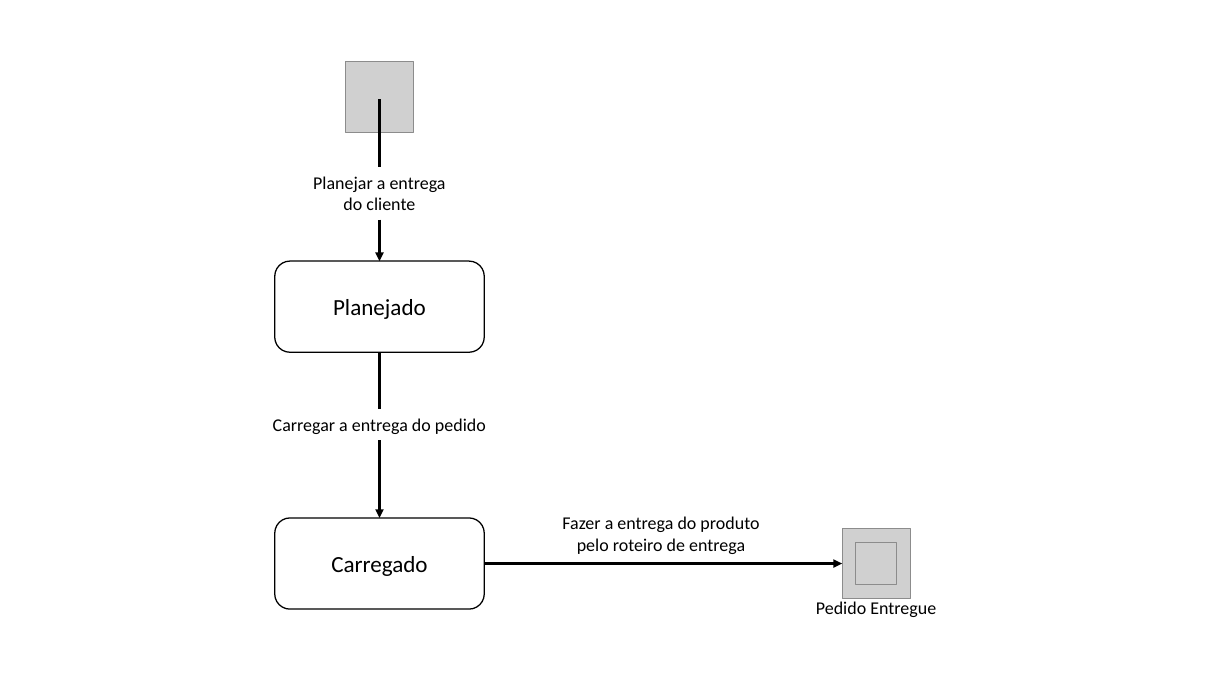
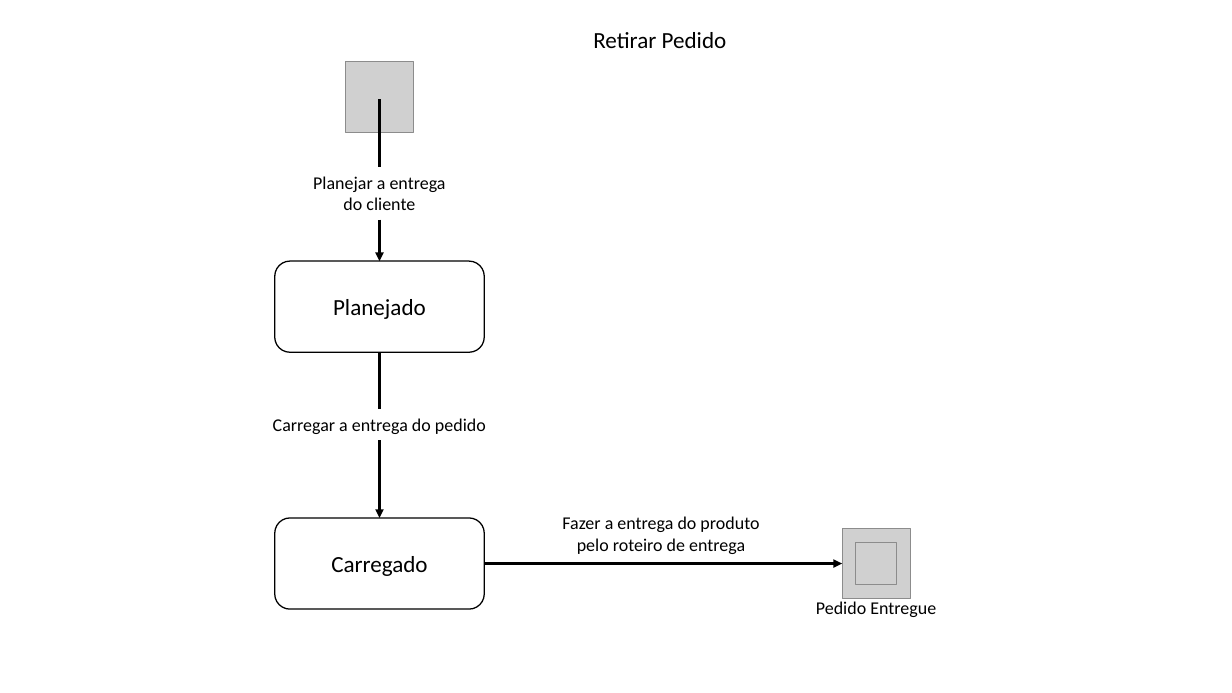
Before and after one commit to vitosoliveira/OPE, a slide deck: slide 2 of 21. Analise_de_ciclo_de_vida.pptx. Drawn at 1232x693 pixels with LibreOffice and Linux fonts; fonts in the diff are those of the drawing; grey boxes stand for pictures. Boxes give left, top, right and bottom in pixels: in the first picture for what was removed or moved away, otherwise in the second. Text is boxed around its words. In the diff, an @@ line names an element or a change of style, - is before the commit and + after.

```diff
--- a/21. Analise_de_ciclo_de_vida.pptx
+++ b/21. Analise_de_ciclo_de_vida.pptx
@@ text added at (x1=593, y1=32, x2=727, y2=48), 18 pt, text #000000 @@
+Retirar Pedido
```
Also in this commit, not shown: 1 other slide changed, 16 other files.
